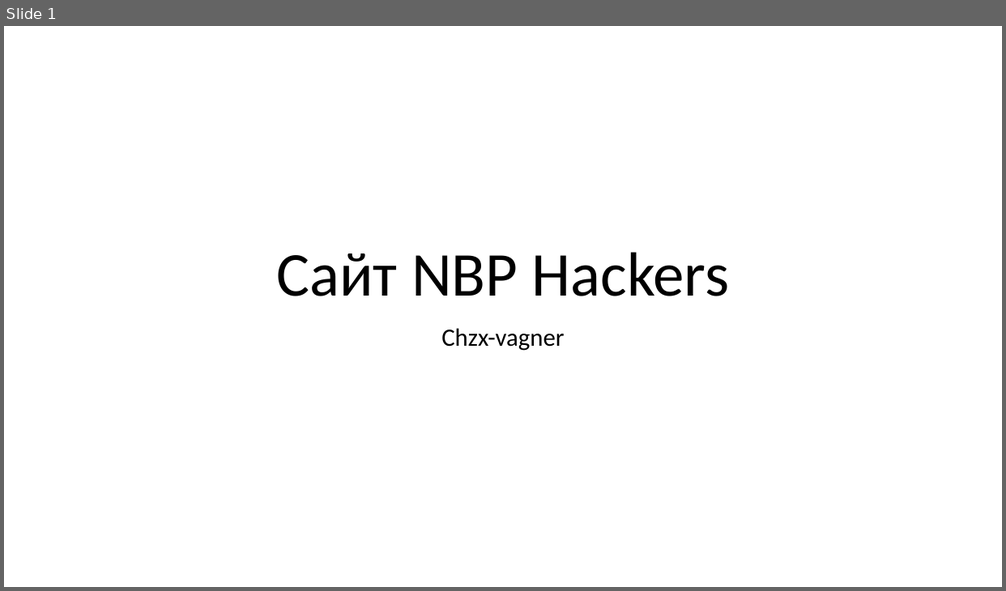
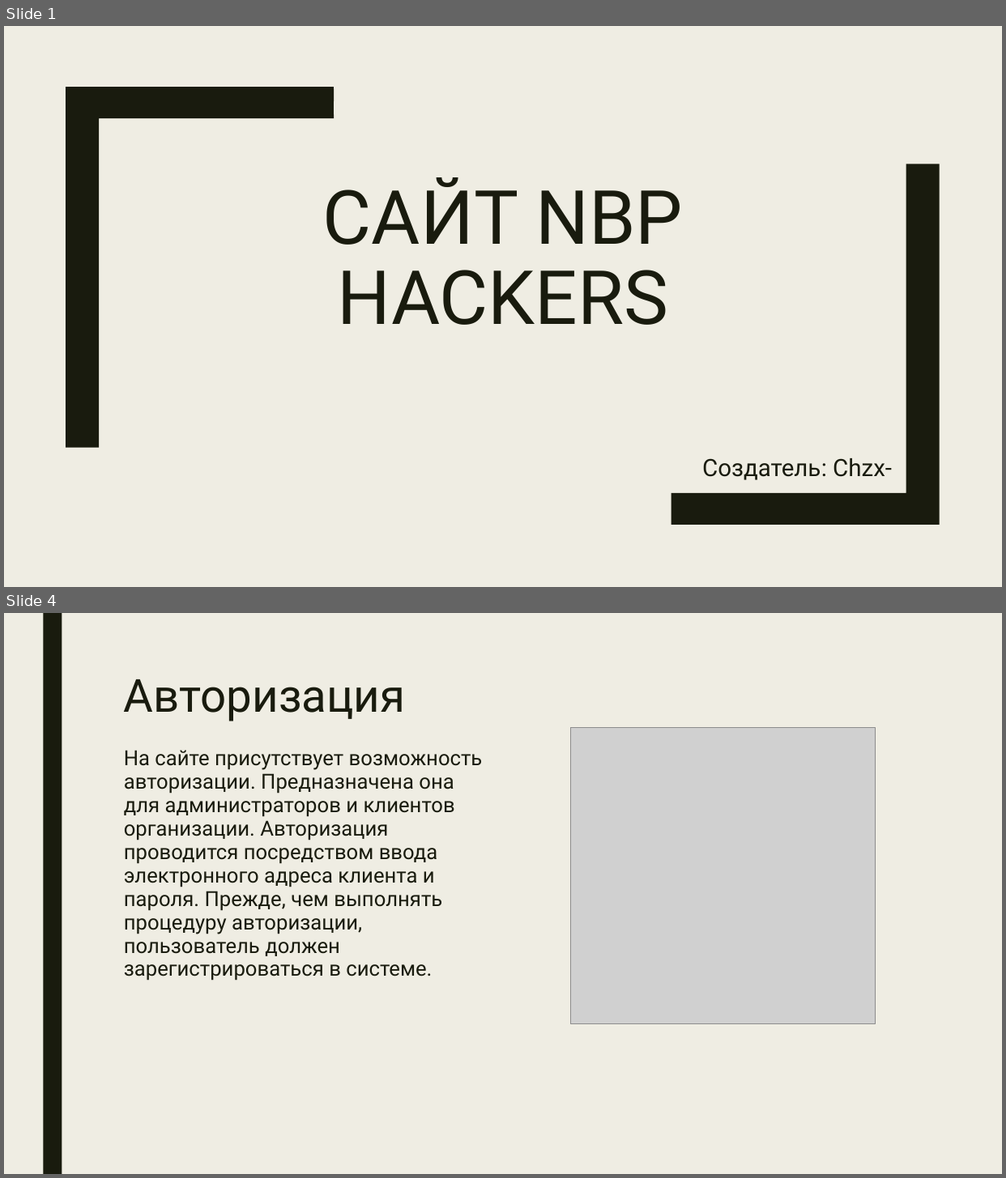
Before and after one commit to chzx-vagner/NBP_Website, a slide deck: NBP_Website.pptx. Shown one above the other, each under a label of ours: slide 1 before the commit, slides 1 and 4 after it; the slides between them are not shown. The pictures are 1006x591 and 1006x1178 pixels, drawn with LibreOffice and Linux fonts; fonts in the diff are those of the drawing; grey boxes stand for pictures. Boxes give left, top, right and bottom in pixels: in the first picture for what was removed or moved away, otherwise in the second. Text is boxed around its words. In the diff, an @@ line names an element or a change of style, - is before the commit and + after.

```diff
--- a/NBP_Website.pptx
+++ b/NBP_Website.pptx
@@ slide 4 added at (x1=4, y1=613, x2=1002, y2=1174), background #EFEDE3 @@
@@ rectangle added at (x1=43, y1=613, x2=62, y2=1174), fill #191B0E @@
@@ title added at (x1=124, y1=679, x2=405, y2=722), 44 pt, text #191B0E @@
+Авторизация
@@ picture added at (x1=571, y1=727, x2=876, y2=1024) @@
@@ text added at (x1=124, y1=750, x2=483, y2=981), 20 pt, text #191B0E @@
+На сайте присутствует возможность авторизации. Предназначена она для администраторов и клиентов организации. Авторизация проводится посредством ввода электронного адреса клиента и пароля. Прежде, чем выполнять процедуру авторизации, пользователь должен зарегистрироваться в системе.
@@ slide 1 changed as well @@
@@ background #FFFFFF to #EFEDE3 @@
@@ freeform shape added at (x1=66, y1=87, x2=334, y2=447), fill #191B0E @@
@@ freeform shape added at (x1=671, y1=164, x2=940, y2=525), fill #191B0E @@
@@ title at (x1=323, y1=177, x2=683, y2=325): text changed; size 60 to 72 pt; font Calibri to Roboto; text colour #000000 to #191B0E @@
-Сайт NBP Hackers
+САЙТ NBP HACKERS
@@ subtitle at (x1=702, y1=459, x2=892, y2=493): text changed; size 24 to 23 pt; font Calibri to Roboto; text colour #000000 to #191B0E @@
-Chzx-vagner
+Создатель: Chzx-vagner
```
Also in this commit, not shown: 1 other slide changed, 8 other slides added, 2 slides removed, 18 other files.
